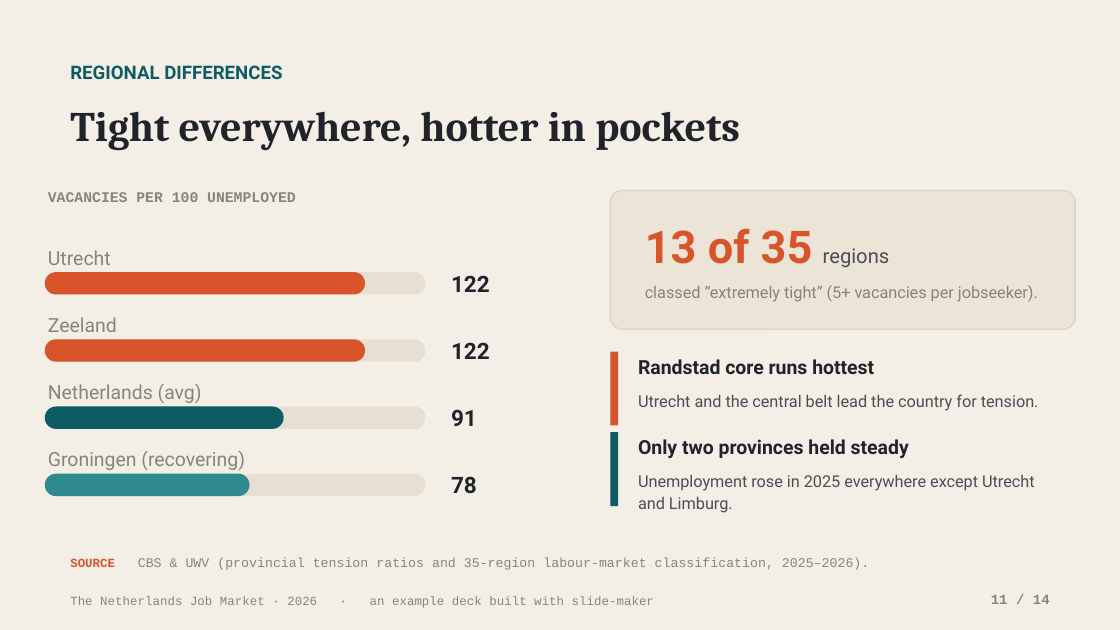
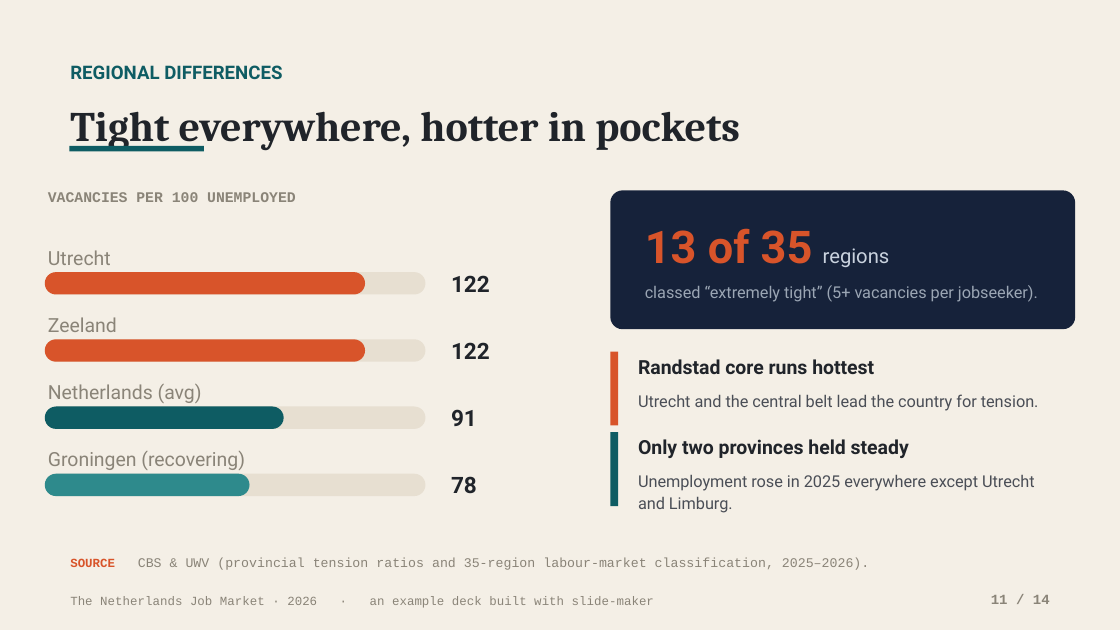
Before and after one commit to addsumtech/slides_maker-site, a slide deck: slide 11 of templates/decks/en/nl-job-market-2026/template.pptx. Drawn at 1120x630 pixels with LibreOffice and Linux fonts; fonts in the diff are those of the drawing. Boxes give left, top, right and bottom in pixels: in the first picture for what was removed or moved away, otherwise in the second. Text is boxed around its words. In the diff, an @@ line names an element or a change of style, - is before the commit and + after.

```diff
--- a/templates/decks/en/nl-job-market-2026/template.pptx
+++ b/templates/decks/en/nl-job-market-2026/template.pptx
@@ rectangle added at bbox=[69, 146, 204, 151], fill #0E5C63 @@
@@ rounded rectangle at bbox=[610, 190, 1075, 329]: fill #ECE4D6 to #16223A; outline #DED7C8 1 pt to none @@
@@ text "13 of 35 regions" at bbox=[645, 228, 890, 267]: text colour #4A4E56 to #C9D2DE in "regions" @@
@@ text "classed “extremely tight” (5+ vacancies ..." at bbox=[645, 285, 1038, 302]: text colour #8A8478 to #9BA6B4 @@
```
Also in this commit, not shown: 12 other slides changed, 28 other files.
